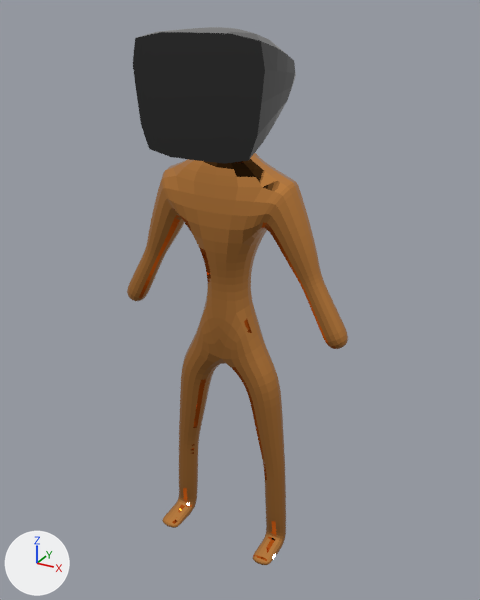
The FBX model assets/3D/player_model_reworked.fbx as it was, and as the next commit left it.
Both versions are drawn from a 50 mm lens placed at (1.007, -1.756, 1.812), pointed at (0.025, 0.029, 0.919). Every picture has the same lights, and +X, +Y and +Z are marked at lower left. Where no turn or scale is listed for an object, it has been applied to the vertices.
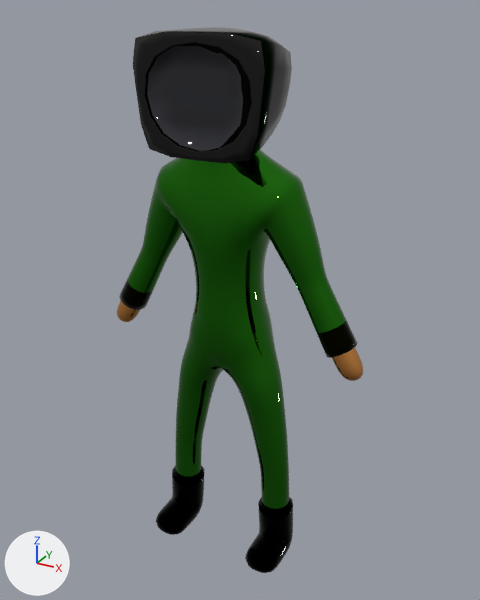
Where the newer file only moved an object's origin or applied its transform, the numbers keep the older frame.

Diff of the bpy script that builds the scene:
```diff
--- a/assets/3D/player_model_reworked.fbx.py
+++ b/assets/3D/player_model_reworked.fbx.py
@@ me_mesh @@
 # used by ob_cube; location = (0.0, 0.0, 0.0)
-me_mesh.from_pydata(...)  # 3108 vertices, 3104 faces; spans x -0.42..0.42, y -0.17..0.14, z -0.03..1.76
+me_mesh.from_pydata(...)  # 3364 vertices, 3360 faces; spans x -0.47..0.47, y -0.17..0.11, z -0.03..1.76
+# me_mesh part 1: 723 vertices moved from x -0.42..0.42, y -0.17..0.14, z 0.53..1.74 to x -0.45..0.45, y -0.17..0.11, z 0.53..1.75; 60 vertices removed from x -0.41..0.41, y -0.17..0.13, z 0.85..1.74; 316 vertices added at x -0.47..0.47, y -0.17..0.09, z 0.75..1.75
+# me_mesh part 2: 148 kept faces spanning x -0.21..0.21, y -0.17..0.11, z 1.42..1.76 get new texture (UV) coordinates
+# me_mesh part 3: the surface is now shaded smooth
 me_mesh.materials.append(mat_imphenziapixpal)
@@ me_cube_005 @@
+me_cube_005.from_pydata(...)  # 4434 vertices, 4440 faces; spans x -0.446..0.446, y -0.123..0.129, z 0.152..1.504
+me_cube_005.materials.append(mat_imphenziapixpal)
@@ me_cube_004 @@
+me_cube_004.from_pydata(...)  # 1380 vertices, 1376 faces; spans x -0.259..0.259, y -0.169..0.063, z -0.055..0.157
+me_cube_004.materials.append(mat_imphenziapixpal)
@@ ob_cube_003 @@
+ob_cube_003 = bpy.data.objects.new('Cube.003', me_cube_005)
+ob_cube_003.location = (0.0, 0.0, 0.0)
@@ ob_cube_002 @@
+ob_cube_002 = bpy.data.objects.new('Cube.002', me_cube_004)
+ob_cube_002.location = (0.0, 0.0, 0.0)
```

Changed parts and their boxes [x1, y1, x2, y2] in the pictures (480 x 600 px; the box of a moved part takes in the faces that stretch with it):
'Cube', reshaped: before [127, 27, 348, 565]; after [117, 27, 363, 381]
'Cube.003', added: after [120, 149, 357, 513]
'Cube.002', added: after [156, 465, 293, 573]
part 1 of me_mesh, moved or reshaped: before [127, 32, 348, 421]; after [117, 32, 363, 381]
part 2 of me_mesh, surface changed (grey to black): [149, 28, 288, 160] in both
